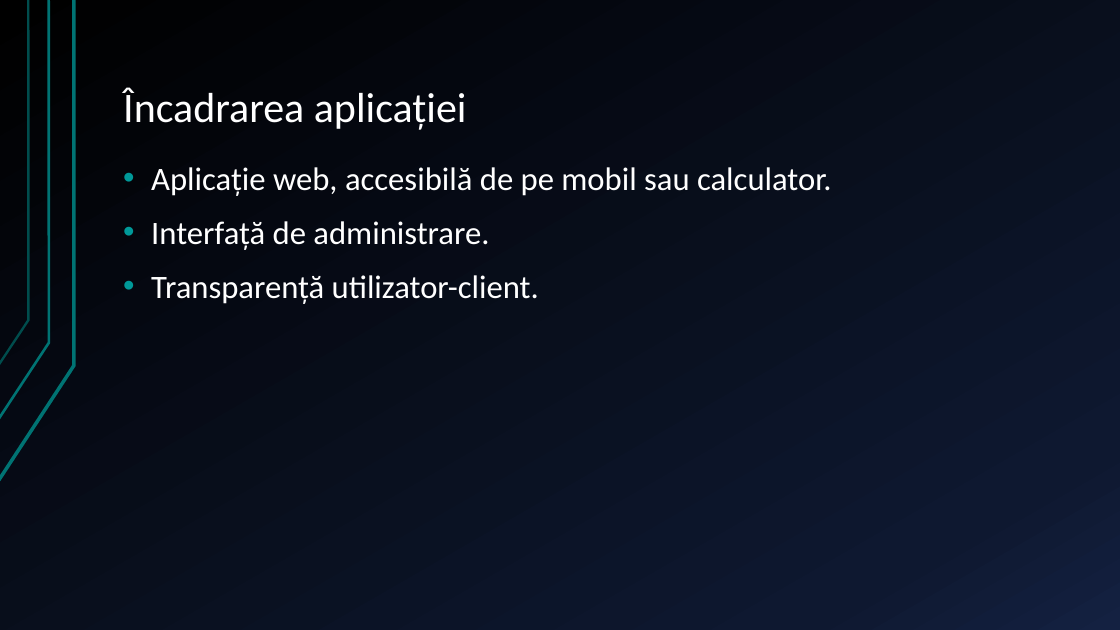
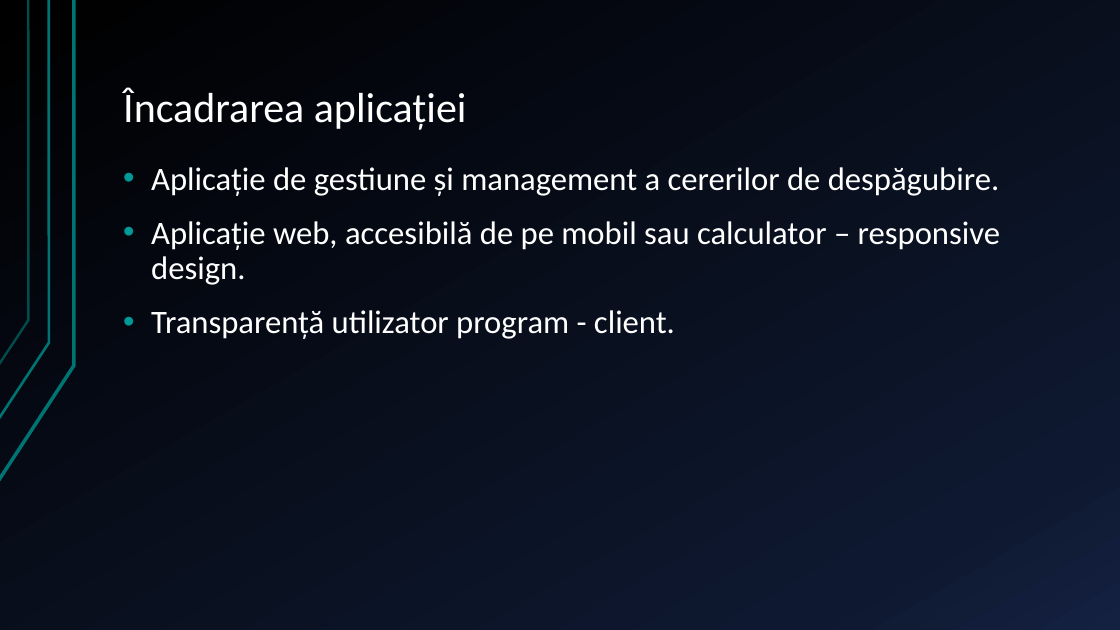
Before and after one commit to xiodine32/licenta_unibuc, a slide deck: slide 2 of prezentare.pptx. Drawn at 1120x630 pixels with LibreOffice and Linux fonts; fonts in the diff are those of the drawing. Boxes give left, top, right and bottom in pixels: in the first picture for what was removed or moved away, otherwise in the second. Text is boxed around its words. In the diff, an @@ line names an element or a change of style, - is before the commit and + after.

```diff
--- a/prezentare.pptx
+++ b/prezentare.pptx
@@ text at [151, 167, 1000, 339]: text changed @@
-• Aplicație web, accesibilă de pe mobil sau calculator.
-• Interfață de administrare.
-• Transparență utilizator-client.
+• Aplicație de gestiune și management a cererilor de despăgubire.
+• Aplicație web, accesibilă de pe mobil sau calculator – responsive design.
+• Transparență utilizator program - client.
```
Also in this commit, not shown: 5 other slides changed, 1 slide added.
